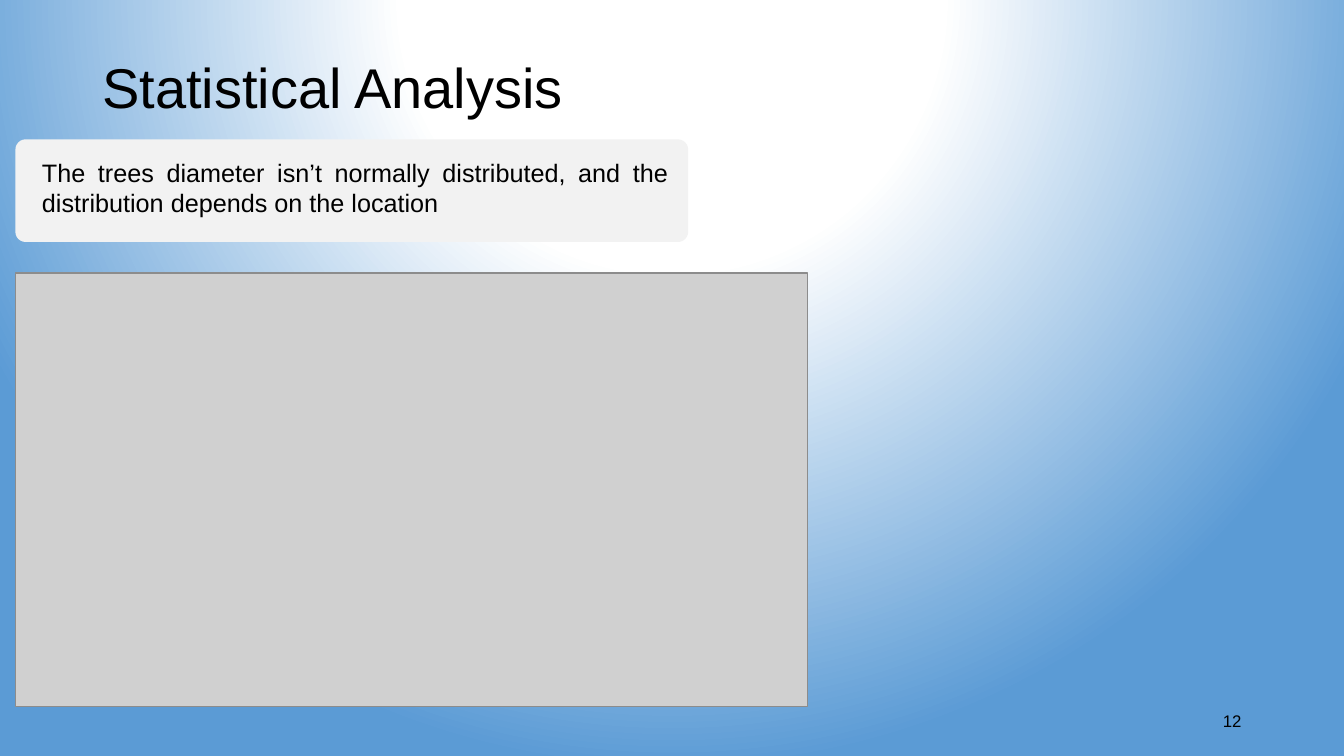
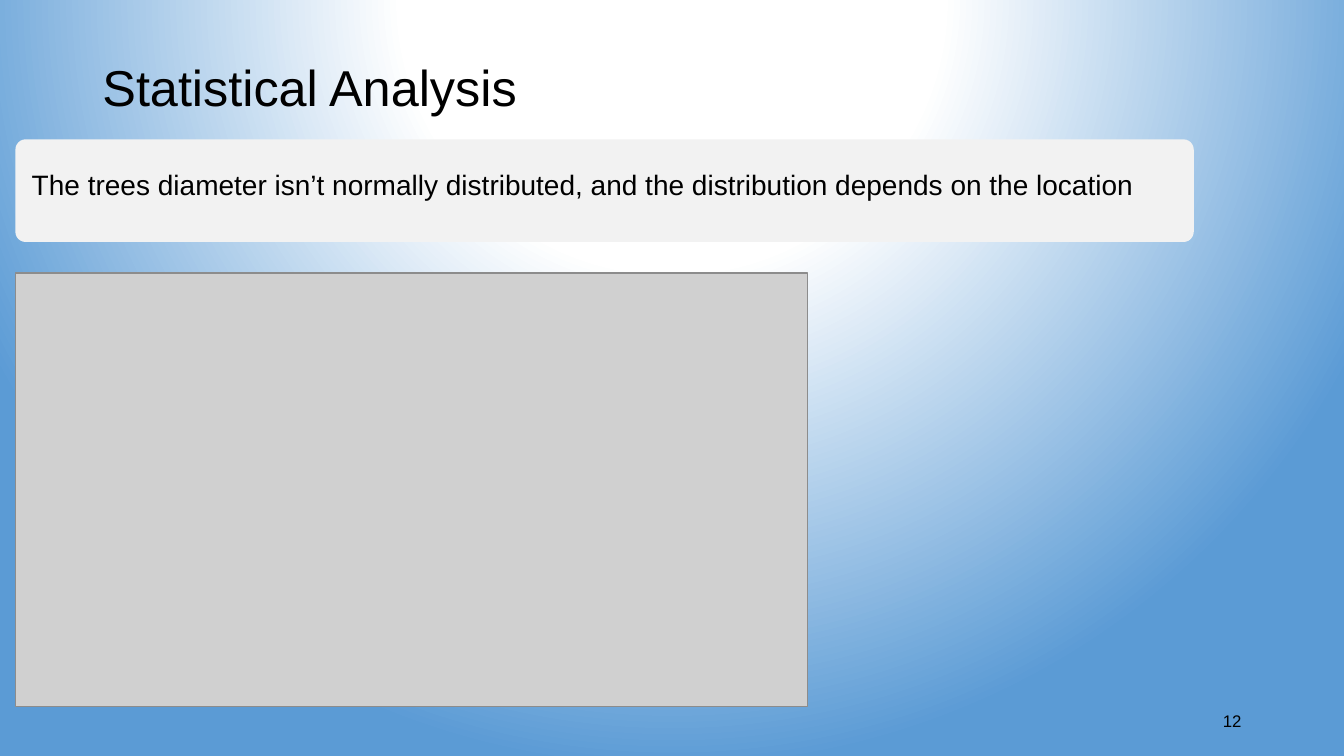
Before and after one commit to aspds18/Springboard_capstone1, a slide deck: slide 12 of Capstone1_presentation.pptx. Drawn at 1344x756 pixels with LibreOffice and Linux fonts; fonts in the diff are those of the drawing; grey boxes stand for pictures. Boxes give left, top, right and bottom in pixels: in the first picture for what was removed or moved away, otherwise in the second. Text is boxed around its words. In the diff, an @@ line names an element or a change of style, - is before the commit and + after.

```diff
--- a/Capstone1_presentation.pptx
+++ b/Capstone1_presentation.pptx
@@ title "Statistical Analysis" at bbox=[102, 66, 517, 116]: size 40 to 36 pt @@
@@ rounded rectangle: place and size @@
-rounded rectangle at bbox=[15, 139, 688, 242]
+rounded rectangle at bbox=[15, 139, 1194, 242]
@@ text "The trees diameter isn’t normally ...": place and size @@
-text "The trees diameter isn’t normally ..." at bbox=[42, 163, 668, 218]
+text "The trees diameter isn’t normally ..." at bbox=[32, 174, 1133, 200]
@@ text "The trees diameter isn’t normally ..." at bbox=[32, 174, 1133, 200]: size 18 to 20 pt @@
```
Also in this commit, not shown: 14 other slides changed, 7 slides added.
